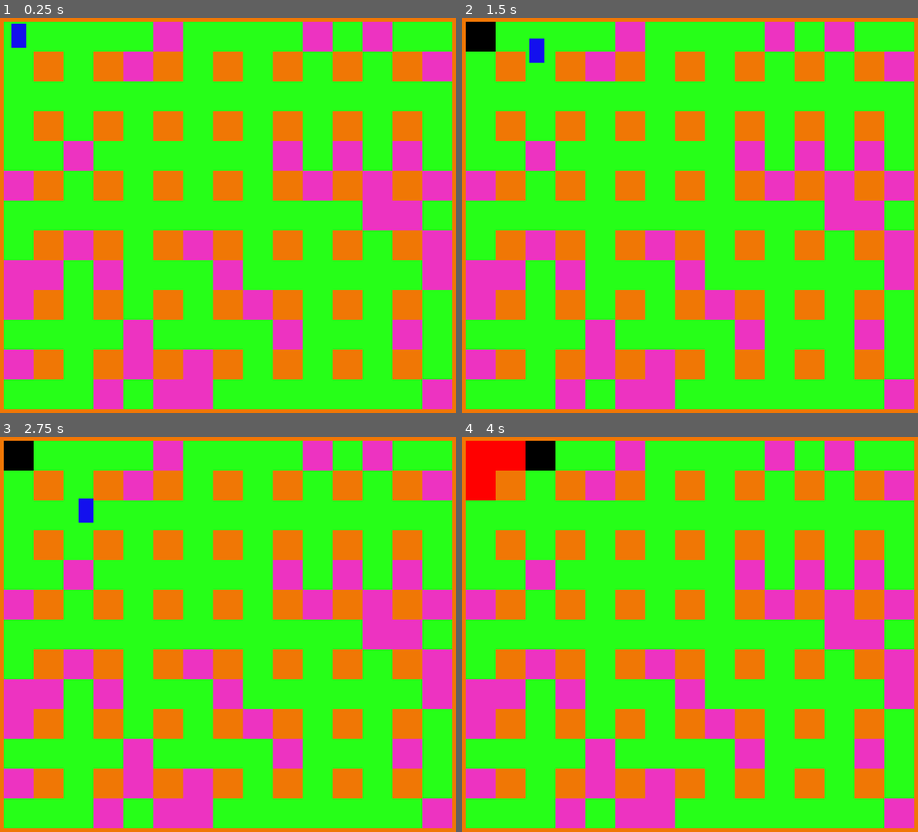
Above: before the commit, frames 1-4 (two rows, left to right).
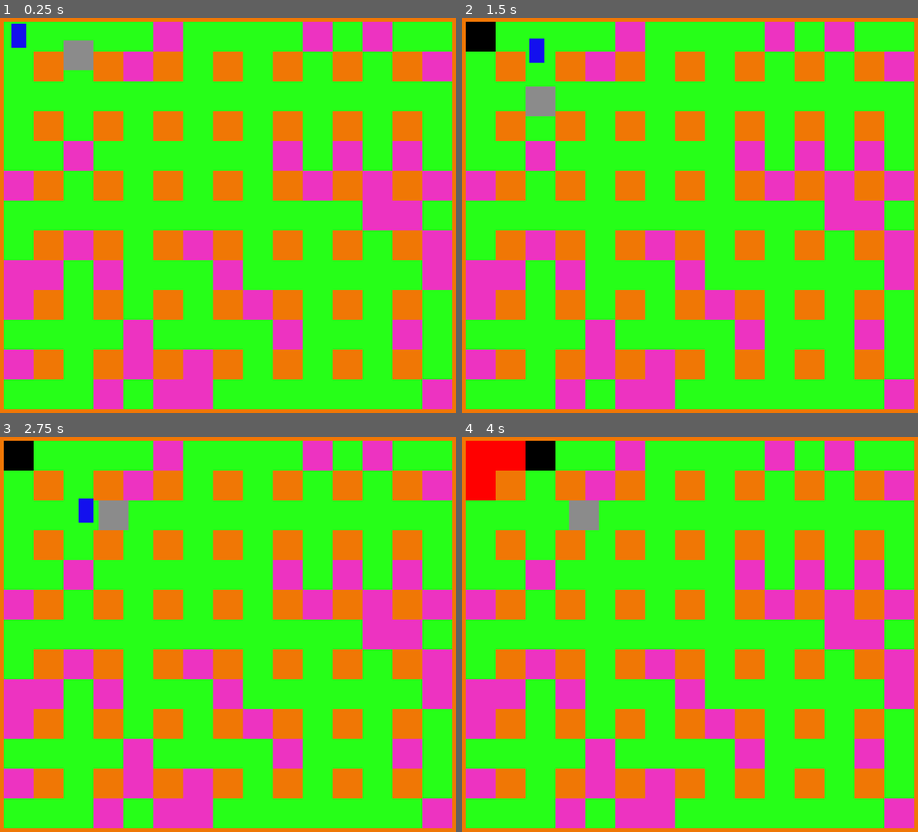
Above: after the commit, the same moments.

Repository: adrianofelix019/bomberman-clone
Game: Godot game, scene res://scenes/main_game.tscn
Two runs of this game, one before a commit and one after it. Both use one fixed random seed, a clock stepped at 60 frames per second and the inputs below.
Inputs:
- Up to frame 1 (0.25 s): no input
- Up to frame 2 (1.5 s): hold Right (ui_right) 0.53-1.28 s; hold K (place_bomb) 0.53-1.28 s; hold Down (ui_down) from 1.28 s (still down); tap K (place_bomb) at 1.35 s
- Up to frame 3 (2.75 s): release Down (ui_down) at 2.03 s; hold Right (ui_right) from 2.03 s (still down); hold K (place_bomb) from 2.03 s (still down)
- Up to frame 4 (4 s): release Right (ui_right) at 2.78 s; release K (place_bomb) at 2.78 s; hold Up (ui_up) 2.78-3.53 s; tap K (place_bomb) at 2.85 s; hold Left (ui_left) from 3.53 s (still down); hold K (place_bomb) from 3.53 s (still down)

The runs differ from the first frame. In frame 1, 0.5% of the frame differs, in the area x 13-21%, y 5-14%; in frame 2, 0.5%; in frame 3, 0.5%; in frame 4, 0.5%.

Commit message:
fix enemy movements

Diff:
--- a/scenes/enemy.tscn
+++ b/scenes/enemy.tscn
@@ -4,7 +4,7 @@
 [ext_resource type="Script" uid="uid://b3rx1urlcskcb" path="res://scripts/enemy.gd" id="1_md0e3"]
 
 [sub_resource type="RectangleShape2D" id="RectangleShape2D_ec6vt"]
-size = Vector2(16, 16)
+size = Vector2(12, 14)
 
 [node name="Enemy" type="CharacterBody2D" unique_id=972040075]
 script = ExtResource("1_md0e3")
--- a/scripts/enemy.gd
+++ b/scripts/enemy.gd
@@ -1 +1,69 @@
 extends CharacterBody2D
+
+
+const SPEED := 40
+@onready var tile_map: TileMapLayer = $"../TileMapLayer"
+var current_cell: Vector2i
+var target_cell: Vector2i
+
+
+func _ready() -> void:
+	current_cell = tile_map.local_to_map(
+		tile_map.to_local(global_position)
+	)
+	target_cell = current_cell
+	choose_next_cell()
+
+
+func _physics_process(_delta: float) -> void:
+	var target_position := tile_map.to_global(
+		tile_map.map_to_local(target_cell)
+	)
+
+	if global_position.distance_to(target_position) < 1.0:
+		current_cell = target_cell
+		choose_next_cell()
+	target_position = tile_map.to_global(
+		tile_map.map_to_local(target_cell)
+	)
+	var direction := global_position.direction_to(target_position)
+	velocity = direction * SPEED
+	move_and_slide()
+
+
+func is_cell_free(cell: Vector2i) -> bool:
+	return tile_map.get_cell_source_id(cell) == 0
+
+
+func choose_next_cell() -> void:
+	var directions := [
+		Vector2i.RIGHT,
+		Vector2i.LEFT,
+		Vector2i.UP,
+		Vector2i.DOWN
+	]
+
+	directions.shuffle()
+
+	for direction: Vector2i in directions:
+		var next_cell := current_cell + direction
+
+		print(
+			"Testando ",
+			next_cell,
+			" | source_id: ",
+			tile_map.get_cell_source_id(next_cell),
+			" | livre: ",
+			is_cell_free(next_cell)
+		)
+
+		if is_cell_free(next_cell):
+			target_cell = next_cell
+			print(">>> NOVO TARGET: ", target_cell)
+			return
+
+	print("!!! NENHUMA CÉLULA LIVRE !!!")
+
+
+func die() -> void:
+	queue_free()
--- a/scripts/main_game.gd
+++ b/scripts/main_game.gd
@@ -3,10 +3,12 @@
 
 @onready var tile_map: TileMapLayer = $TileMapLayer
 var bomber_guy_scene := preload("res://scenes/bomber_guy.tscn")
+var enemy_scene := preload("res://scenes/enemy.tscn")
 
 
 func _ready() -> void:
 	spawn_bomber_guy()
+	spawn_enemy()
 
 
 func spawn_bomber_guy() -> void:
@@ -19,3 +21,16 @@
 	)
 
 	add_child(bomber_guy)
+
+
+func spawn_enemy() -> void:
+	var enemy: CharacterBody2D = enemy_scene.instantiate()
+	var random_cell := Vector2i(3, 1)
+	enemy.global_position = tile_map.to_global(
+		tile_map.map_to_local(random_cell)
+	)
+
+	var local_position := tile_map.map_to_local(random_cell)
+	var _global_position := tile_map.to_global(local_position)
+
+	add_child(enemy)
